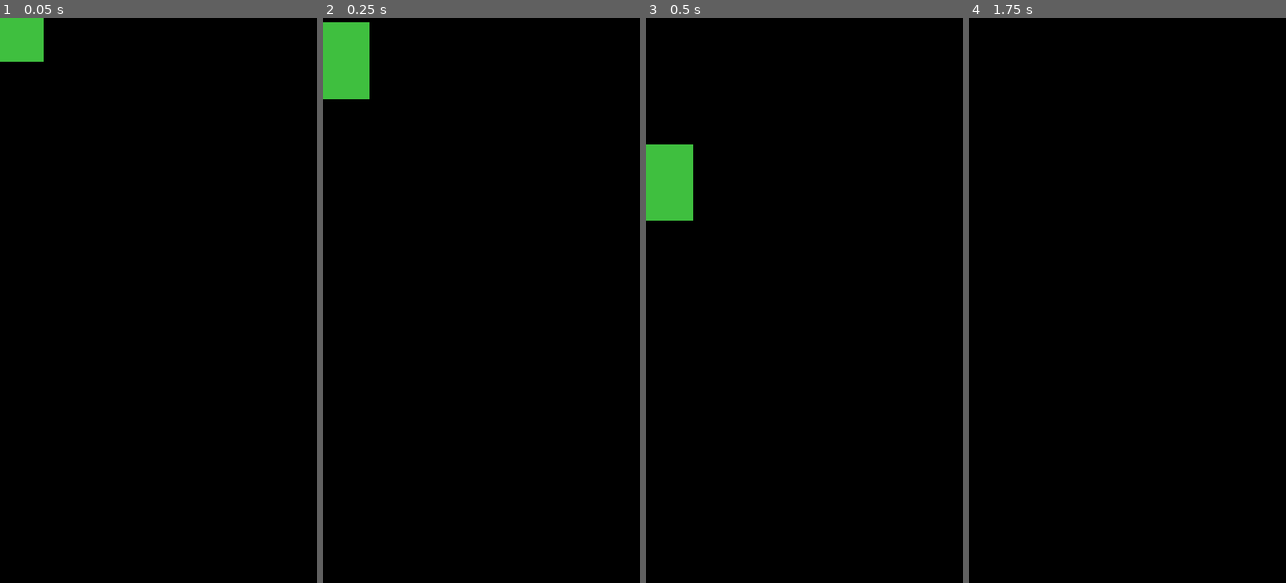
Above: before the commit, frames 1-4 (left to right).
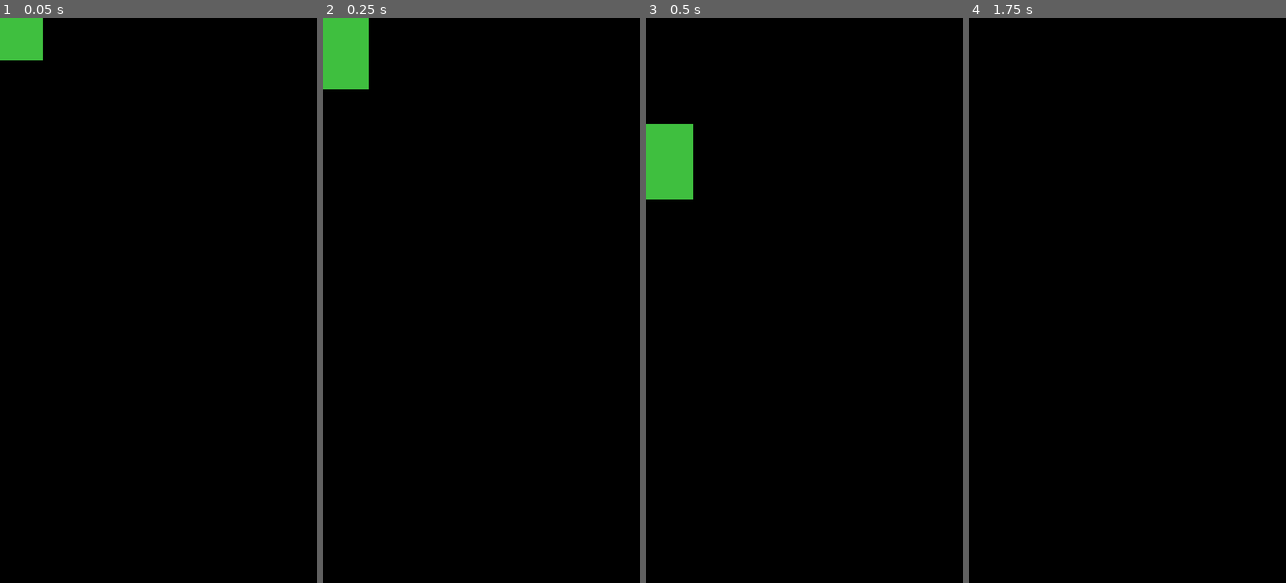
Above: after the commit, the same moments.

Repository: tomas7770/RunJump
Game: Godot game, scene res://scenes/GreenPlayer/GreenPlayer.tscn
Same seed, same stepped clock (60 frames per second), same inputs: the game is played once before the commit and once after it. This scene is started directly instead of the project's main scene. Sound files missing from this copy of the repository are replaced by a short silence.
Inputs (mouse positions are in pixels of both pictures, inside the frame that each line leads up to):
- Up to frame 1 (0.05 s): no input
- Up to frame 2 (0.25 s): no input
- Up to frame 3 (0.5 s): no input
- Up to frame 4 (1.75 s): move the mouse to (1197, 272) at 0.52 s; click (1197, 272) at 0.67 s; tap Enter at 1.25 s; move the mouse to (1064, 328) at 1.27 s; click (1064, 328) at 1.42 s

The runs differ from the first frame. In frame 1, less than 0.1% of the frame differs, in the area x 0-14%, y 0-8%; in frame 2, 0.4%; in frame 3, 1.1%, in the area x 0-15%, y 18-36%; in frame 4, nothing differs.

Commit message:
Fix fall animation triggering on start

Diff:
--- a/scenes/GreenPlayer/GreenPlayer.gd
+++ b/scenes/GreenPlayer/GreenPlayer.gd
@@ -14,6 +14,8 @@
 onready var anim_player = $AnimationPlayer
 var jump_anim_state = JUMP_ANIM_STATE.FREE
 
+var _first_frames = 2
+
 # Called when the node enters the scene tree for the first time.
 func _ready():
 	_load_animations()
@@ -26,6 +28,10 @@
 	anim_player.add_animation("FallAnim", fall_anim)
 
 func _on_physics_process(delta):
+	if _first_frames > 0:
+		# Hack to prevent animations triggering in the first few frames
+		_first_frames -= 1
+		return
 	velocity.y += delta * gravity
 	var prev_velocity = velocity
 	velocity = move_and_collide_wrap(velocity, Vector2(0,-1))
